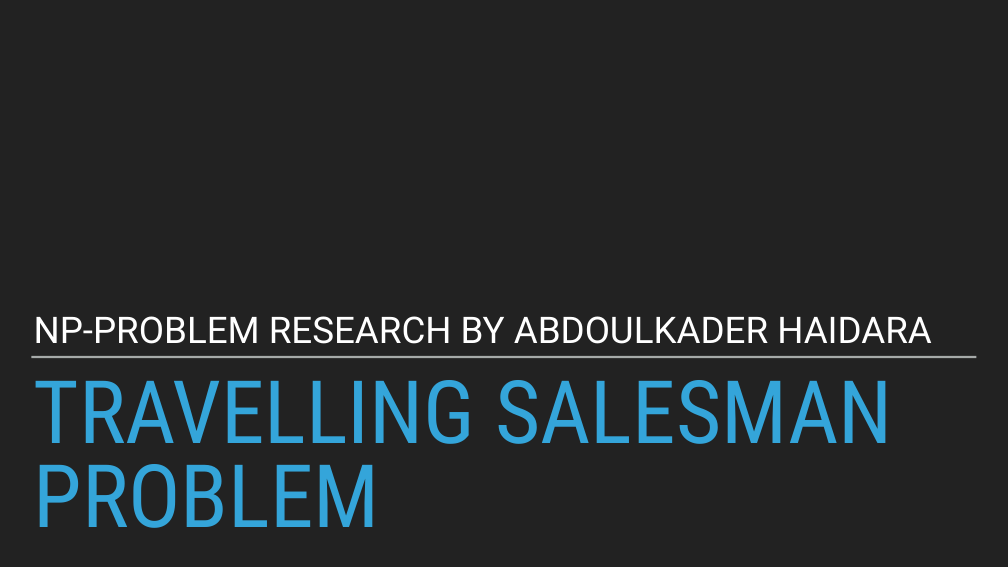
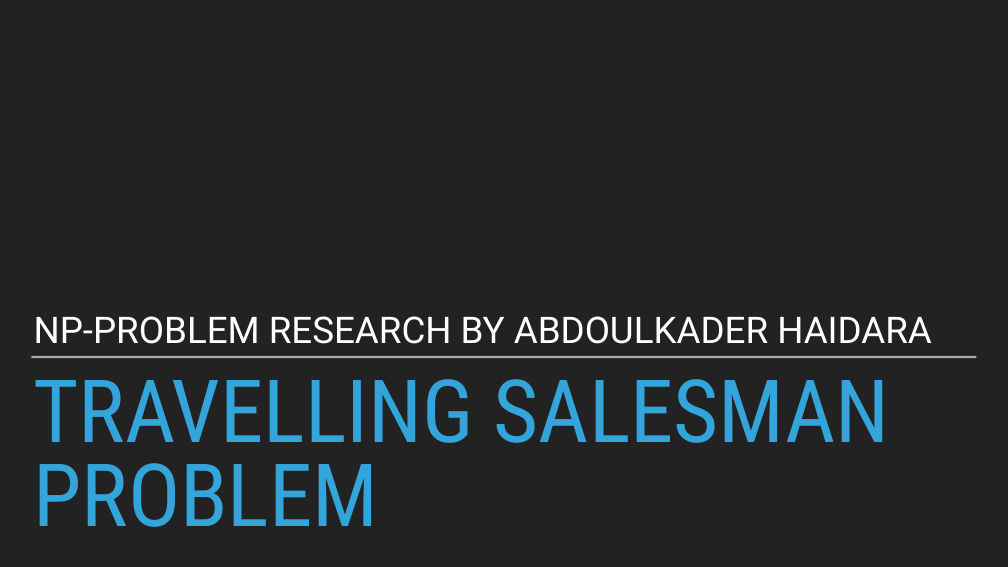
Before and after one commit to teyalite/NP-algorithm-research, a slide deck: slide 1 of Travelling Salesman - Presentation.pptx. Drawn at 1008x567 pixels with LibreOffice and Linux fonts; fonts in the diff are those of the drawing; background and template pictures are left out. Boxes give left, top, right and bottom in pixels: in the first picture for what was removed or moved away, otherwise in the second. Text is boxed around its words. In the diff, an @@ line names an element or a change of style, - is before the commit and + after.

```diff
--- a/Travelling Salesman - Presentation.pptx
+++ b/Travelling Salesman - Presentation.pptx
@@ title "TRAVELLING SALESMAN PROBLEM" at <box>34,379,890,527</box>: size 166.7 to 166 pt @@
```
Also in this commit, not shown: 5 other slides changed, 1 slide removed, 2 other files.
